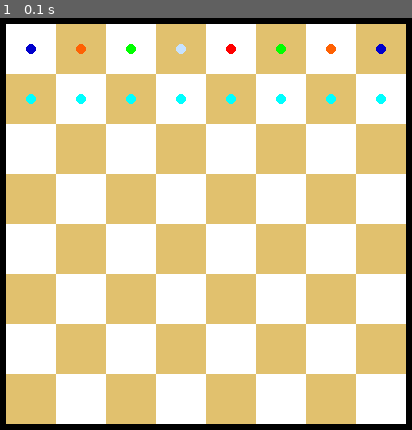
Above: before the commit, frame 1.
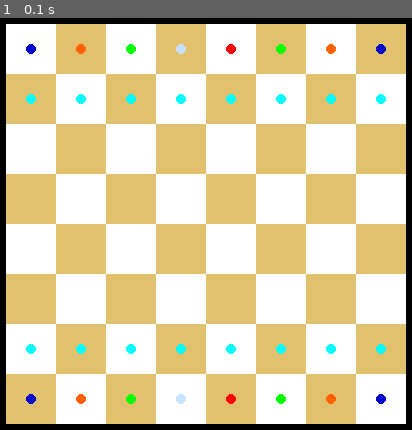
Above: after the commit, the same moment.

Repository: Nikhil-Singla/the-dev-dossier
Game: pygame game, started from game_dev/blindCoding/chessSimple.py
Two runs of this game, one before a commit and one after it. Both use one fixed random seed, a clock stepped at 60 frames per second and the inputs below.
Inputs:
- Up to frame 1 (0.1 s): no input

The runs differ from the first frame. In frame 1, 0.7% of the frame differs, in the area x 6-94%, y 79-94%.

Commit message:
Added Pieces both sides

Diff:
--- a/game_dev/blindCoding/chessSimple.py
+++ b/game_dev/blindCoding/chessSimple.py
@@ -61,14 +61,29 @@
         rowState.append(pieceName[0])
     return rowState
 
+def addEmpty(number, boardList):
+    emptyRow = [" "]*8
+    for i in range(number):
+        boardList.append(emptyRow)
+
+def addMainPieceRow(random, boardList):
+    rowState = []
+    if random == True:
+        return
+    else:
+        for i in range(1, 6):
+            rowState.append(pieceName[i])
+        for i in range(3, 0, -1):
+            rowState.append(pieceName[i])
+    boardList.append(rowState)
+
 def initBoard():
-    rowState = []
-    for i in range(1, 6):
-        rowState.append(pieceName[i])
-    for i in range(3, 0, -1):
-        rowState.append(pieceName[i])
-    boardState.append(rowState)
+    addMainPieceRow(False, boardState)
     boardState.append(pawnRow(1))
+    addEmpty(4, boardState)
+    boardState.append(pawnRow(2))
+    addMainPieceRow(False, boardState)
+
 
 initBoard()
 
